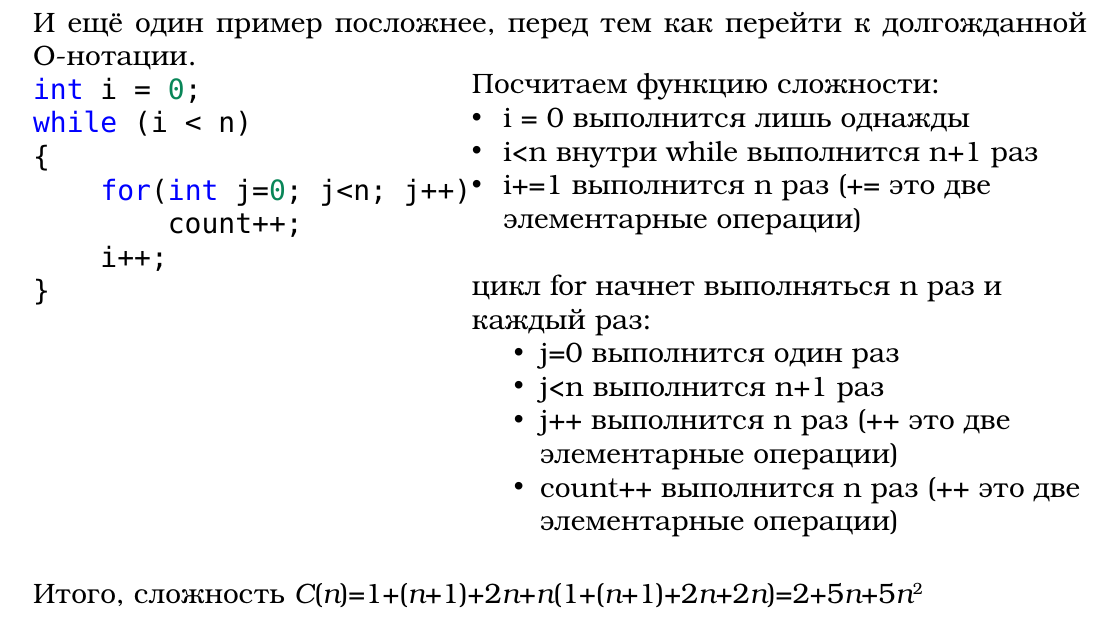
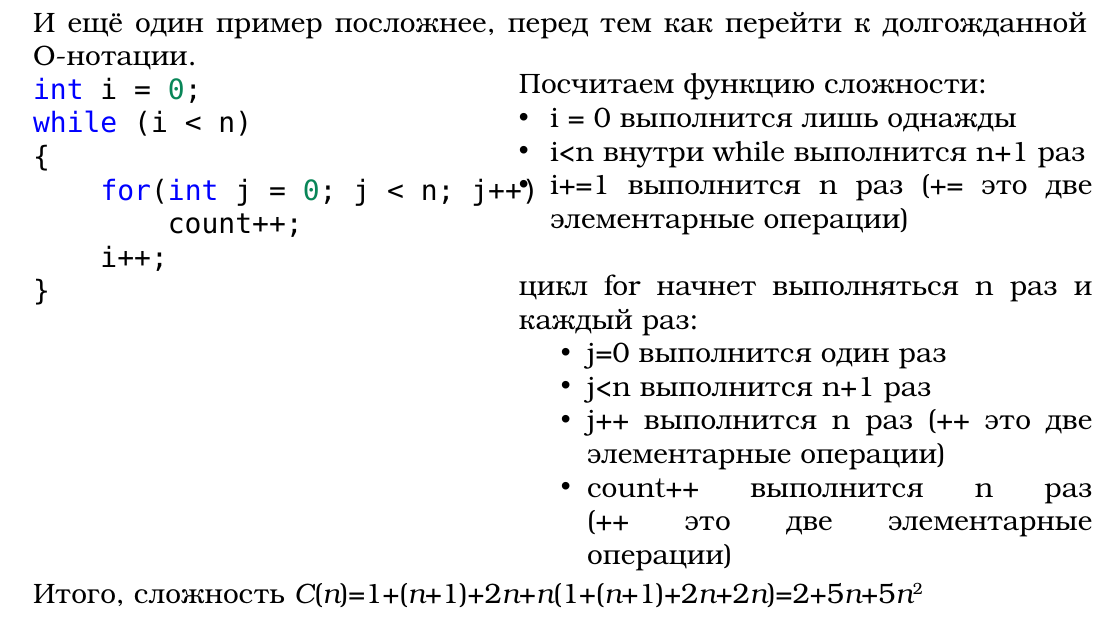
Before and after one commit to DaniilKlyukin/ITiP-1, a slide deck: slide 16 of Лекции/ИТиП 1 лек 6.pptx. Drawn at 1120x630 pixels with LibreOffice and Linux fonts; fonts in the diff are those of the drawing. Boxes give left, top, right and bottom in pixels: in the first picture for what was removed or moved away, otherwise in the second. Text is boxed around its words. In the diff, an @@ line names an element or a change of style, - is before the commit and + after.

```diff
--- a/Лекции/ИТиП 1 лек 6.pptx
+++ b/Лекции/ИТиП 1 лек 6.pptx
@@ text "Посчитаем функцию сложности:": place and size @@
-text "Посчитаем функцию сложности:" at [472,73,1081,537]
+text "Посчитаем функцию сложности:" at [519,73,1093,571]
@@ text "Посчитаем функцию сложности:" at [519,73,1093,571]: alignment left to justified @@
@@ text at [101,178,538,206]: spaces changed @@
-for(int j=0; j<n; j++)
+for(int j = 0; j < n; j++)
```
Also in this commit, not shown: 1 other slide changed.
